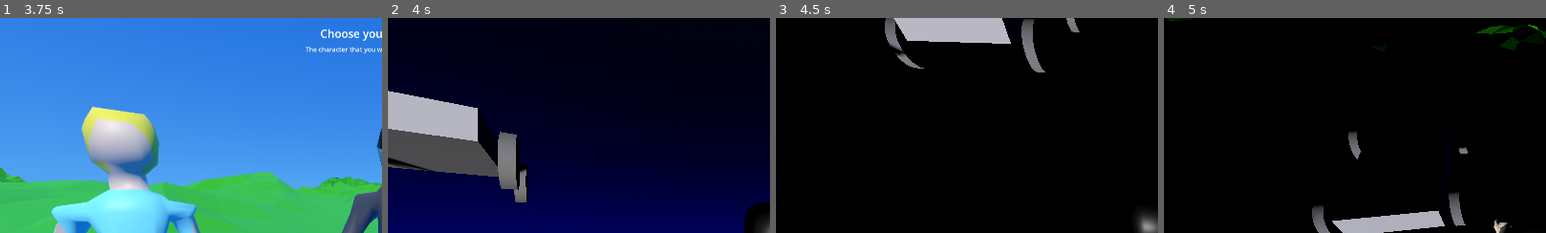
Above: before the commit, frames 1-4 (left to right).
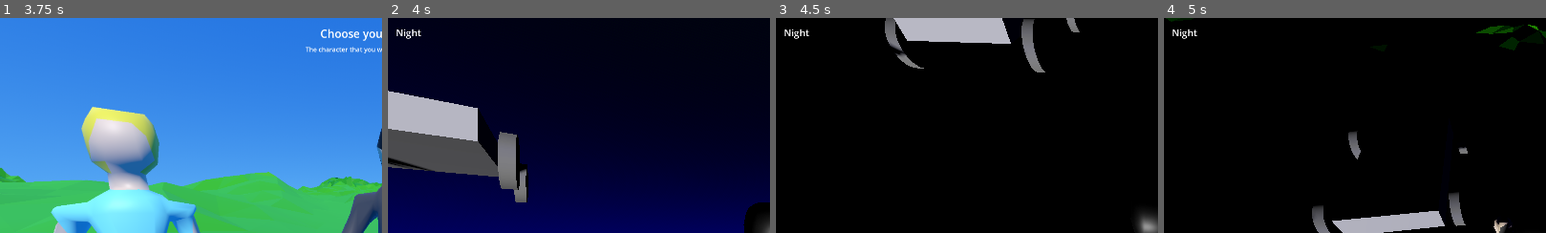
Above: after the commit, the same moments.

Repository: FujaTyping/Tafiya-Tare
Game: Godot game, scene res://UI/menu.tscn
The game is run twice, just before and just after one commit, with the same random seed, the same clock (stepped at 60 frames per second) and the same inputs.
Inputs (mouse positions are % of the whole screen's width and height, from its top left):
- Up to frame 1 (3.75 s): click "Play" at 0.5 s; click "Select Joker" at 1.25 s; move the mouse to (72, 45) at 2.02 s; hold D (right) 2.03-2.78 s; tap E (interaction) at 2.1, 3.6 s; tap Space (jump) at 2.27, 3.02 s; move the mouse to (30, 55) at 2.77 s; hold S (down) 2.78-3.53 s; tap Alt (toogleMouse) at 2.85 s; move the mouse to (60, 28) at 3.52 s; hold D (right) from 3.53 s (still down)
- Up to frame 2 (4 s): keep holding D (right)
- Up to frame 3 (4.5 s): move the mouse to (49, 52) at 4.27 s; release D (right) at 4.28 s; hold W (up) from 4.28 s (still down); tap Alt (toogleMouse) at 4.35 s
- Up to frame 4 (5 s): keep holding W (up); tap Space (jump) at 4.52 s
The pictures show only the part of the screen within x 0-50%, y 0-50%; the shares and areas given below are measured in that part.

Frame 1 is identical in both runs. In frame 2, 0.1% of the frame differs, in the area x 2-9%, y 4-10%; in frame 3, 0.1%; in frame 4, 0.1%.
Error in both runs: Cannot call method 'change_scene_to_file' on a null value. (res://UI/player_selection.gd:22)

Commit message:
Add DN indicator

Diff:
--- a/UI/pause.tscn
+++ b/UI/pause.tscn
@@ -58,6 +58,7 @@
 
 [node name="Pause" type="Control"]
 process_mode = 3
+z_index = 1
 layout_mode = 3
 anchors_preset = 15
 anchor_right = 1.0
--- a/game.gd
+++ b/game.gd
@@ -20,13 +20,14 @@
 
 @onready var night_bgm: AudioStreamPlayer = $nightBGM
 @onready var day_bgm: AudioStreamPlayer = $dayBGM
+@onready var dn: Label = $Control/MarginContainer/DN
 
 var dayDuration = 600
 var dayColorList = [
-	{"top": morningColorTop, "horizon": morningColorHorizon, "startTime": 165},
-	{"top": dayColorTop, "horizon": dayColorHorizon, "startTime": 190 },
-	{"top": afternoonColorTop, "horizon": afternoonColorHorizon, "startTime": 470},
-	{"top": nightColorTop, "horizon": nightColorHorizon, "startTime": 485}
+	{"top": morningColorTop, "horizon": morningColorHorizon, "startTime": 165,"name": "Morning"},
+	{"top": dayColorTop, "horizon": dayColorHorizon, "startTime": 190,"name": "Day" },
+	{"top": afternoonColorTop, "horizon": afternoonColorHorizon, "startTime": 470,"name": "Afternoon"},
+	{"top": nightColorTop, "horizon": nightColorHorizon, "startTime": 485, "name": "Night"}
 ]
 var currentDayState = 0
 var durationMultiplier = 1.0
@@ -83,6 +84,7 @@
 	tween.parallel()
 	tween.tween_property(environment, "environment:sky:sky_material:ground_horizon_color", hoirzonColor, duration)
 
+	dn.text = dayColorList[currentDayState]["name"]
 	if dayColorList[currentDayState]["startTime"] >= 485 :
 		if not night_bgm.playing :
 			night_bgm.play()
--- a/game.tscn
+++ b/game.tscn
@@ -104,6 +104,26 @@
 [node name="Mt" parent="." instance=ExtResource("3_vef74")]
 transform = Transform3D(12.76089, 0, 0, 0, 13.049737, 0, 0, 0, 13.452707, 35.23807, 0.070560455, 0)
 
+[node name="Control" type="Control" parent="."]
+z_index = -1
+layout_mode = 3
+anchors_preset = 10
+anchor_right = 1.0
+grow_horizontal = 2
+
+[node name="MarginContainer" type="MarginContainer" parent="Control"]
+layout_mode = 0
+offset_right = 40.0
+offset_bottom = 40.0
+theme_override_constants/margin_left = 20
+theme_override_constants/margin_top = 20
+theme_override_constants/margin_right = 20
+theme_override_constants/margin_bottom = 20
+
+[node name="DN" type="Label" parent="Control/MarginContainer"]
+layout_mode = 2
+theme_override_font_sizes/font_size = 24
+
 [node name="player" parent="." instance=ExtResource("1_e2o6t")]
 transform = Transform3D(1, 0, 0, 0, 1, 0, 0, 0, 1, 5.1376195, 1.9775217, 0)
 
